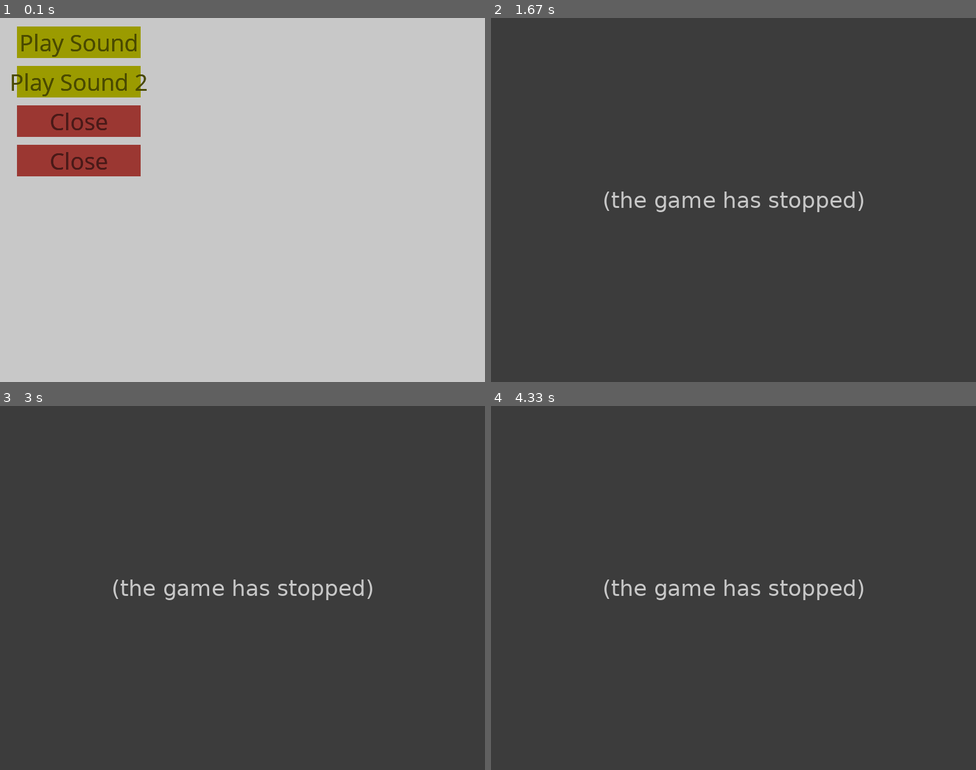
Above: before the commit, frames 1-4 (two rows, left to right).
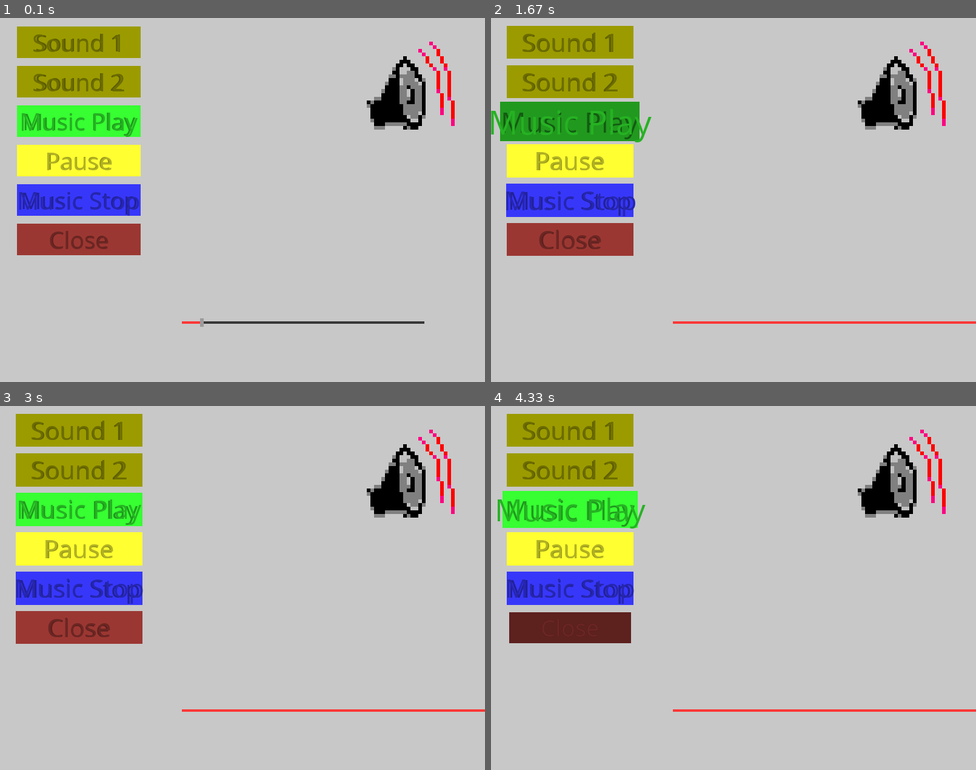
Above: after the commit, the same moments.

Repository: PerronBr826/pygame-sound-menu
Game: pygame game, started from main.py
The game is run twice, just before and just after one commit, with the same random seed, the same clock (stepped at 60 frames per second) and the same inputs.
Inputs (mouse positions are in pixels of both pictures, inside the frame that each line leads up to):
- Up to frame 1 (0.1 s): no input
- Up to frame 2 (1.67 s): click (568, 159) at 0.38 s, where only the run after the commit has a clickable "Pause"; click (617, 203) at 0.88 s; click "Music Play" at 1.22 s
- Up to frame 3 (3 s): click (116, 453) at 1.72 s; click (252, 464) at 2.05 s
- Up to frame 4 (4.33 s): click (549, 507) at 3.88 s; click (578, 624) at 4.22 s

The runs differ from the first frame. In frame 1, 12% of the frame differs, in the area x 2-94%, y 4-85%; in frame 2, 100%, in the area x 0-100%, y 0-100%; in frame 3, 100%; in frame 4, 100%.
Before the commit the program exited at 0.95 s; later frames show no game.

Commit message:
added stuff

Diff:
--- a/main.py
+++ b/main.py
@@ -25,12 +25,16 @@
 
 # Frame rate (frames per second)
 FPS = 60
+screenicon = pygame.image.load("soundicon.png")
+screenicon = pygame.transform.scale(screenicon, [200,200])
 
 def init_game ():
     pygame.init()
     pygame.font.init()
     pygame.mixer.init()
     screen = pygame.display.set_mode((WINDOW_WIDTH, WINDOW_HEIGHT)) # Use constants from config
+
+    pygame.display.set_icon(screenicon)
 
     pygame.display.set_caption(TITLE)
     return screen
@@ -42,15 +46,23 @@
     char_pose = [WINDOW_WIDTH // 2, WINDOW_HEIGHT // 2]
     char_radius = 50
 
-    sound1 = pygame.mixer.Sound("Sounds/Coins.ogg")
-    sound2 = pygame.mixer.Sound("Sounds/WindowBreak.ogg")
-    gameover = pygame.mixer.Sound("Sounds/GameOver.ogg")
-    scream = pygame.mixer.Sound("Sounds/ScreamMale.ogg")
+    music_dir = "punishment.mp3"
+
+    sound1 = pygame.mixer.Sound("Sounds/coins.ogg")
+    sound2 = pygame.mixer.Sound("Sounds/windowbreak.ogg")
+    gameover = pygame.mixer.Sound("Sounds/gameover.ogg")
+    scream = pygame.mixer.Sound("Sounds/screammale.ogg")
+    music = pygame.mixer.music.load(music_dir)
+
+    music_len = pygame.mixer.Sound(music_dir).get_length()
 
     def darken(color, dark):
         return [pygame.math.clamp(color[0] * dark, 0, 255),pygame.math.clamp(color[1] * dark, 0, 255),pygame.math.clamp(color[2] * dark, 0, 255),]
 
-    buttons = [{"text" : "Play Sound", "hover" : 0, "color" : (155,155,0), "purpose" : "sound1"}, {"text" : "Play Sound 2", "hover" : 0, "color" : (155,155,0), "purpose" : "sound2"}, {"text" : "Close", "hover" : 0, "color" : (155,55,50), "purpose" : "close"},
+    buttons = [{"text" : "Sound 1", "hover" : 0, "color" : (155,155,0), "purpose" : "sound1"}, {"text" : "Sound 2", "hover" : 0, "color" : (155,155,0), "purpose" : "sound2"},
+               {"text" : "Music Play", "hover" : 0, "color" : (55,255,50), "purpose" : "playmusic"},
+               {"text" : "Pause", "hover" : 0, "color" : (255,255,50), "purpose" : "pausemusic"},
+               {"text" : "Music Stop", "hover" : 0, "color" : (55,55,250), "purpose" : "stopmusic"},
                {"text" : "Close", "hover" : 0, "color" : (155,55,50), "purpose" : "close"},
                ]
 
@@ -81,6 +93,21 @@
                             sound1.play()
                         elif button["purpose"] == "sound2":
                             sound2.play()
+                        elif button["purpose"] == "playmusic":
+                            if pygame.mixer.music.get_pos() > 0:
+                                pygame.mixer.music.unpause()
+                            else:
+                                pygame.mixer.music.play()
+
+                        elif button["purpose"] == "pausemusic":
+                            if pygame.mixer.music.get_busy() == True:
+                                pygame.mixer.music.pause()
+                            else:
+                                pygame.mixer.music.unpause()
+
+                        elif button["purpose"] == "stopmusic":
+                            pygame.mixer.music.rewind()
+                            pygame.mixer.music.stop()
 
                         print(button["text"])
 
@@ -106,19 +133,19 @@
 
 
             if button_box.collidepoint(mouse_x, mouse_y):
-                button_color = darken(button["color"], 0.5)
+                button_color = darken(button["color"], 0.6)
                 button["hover"] = pygame.math.clamp((button["hover"] + 1) * 1.2, 0, 30)
 
             else:
-                button_color = darken(button["color"], 0.6)
+                button_color = original_color
                 button["hover"] = pygame.math.clamp((button["hover"] + 1) * 0.9, 0, 30)
 
 
-            button_font = pygame.font.SysFont("Comic Sans MS", round(pygame.math.clamp((20 + button["hover"] * 0.9), 40, 76)))
-            button_font2 = pygame.font.SysFont("Comic Sans MS", round(pygame.math.clamp((20 + button["hover"] * 0.7), 40, 76)))
+            button_font = pygame.font.SysFont("Comic Sans MS", round(pygame.math.clamp((40 + button["hover"] * 0.3), 40, 76)))
+            button_font2 = pygame.font.SysFont("Comic Sans MS", round(pygame.math.clamp((40 + button["hover"] * 0.6), 40, 76)))
 
-            button_label = button_font.render(button["text"], True, darken(button_color, 0.8))
-            button_label2 = button_font2.render(button["text"], True, darken(button_color, 0.5))
+            button_label = button_font.render(button["text"], True, darken(button_color, 0.6))
+            button_label2 = button_font2.render(button["text"], True, darken(original_color, 0.7))
 
             faux_buttonx = BUTTON_WIDTH + button["hover"]
             faux_buttony = BUTTON_HEIGHT + button["hover"] / 2
@@ -133,12 +160,23 @@
             text_rect2.center = button_box.center
 
 
-            pygame.draw.rect(screen, original_color, button_box)
+
+
+            pygame.draw.rect(screen, button_color, button_box)
+            screen.blit(button_label, text_rect)
             screen.blit(button_label2, text_rect2)
-            screen.blit(button_label, text_rect)
+
+            screen.blit(screenicon, (WINDOW_WIDTH - 220, 20, 100, 100))
 
             button_i += 1
 
+        bar_origin = [WINDOW_WIDTH - 500, WINDOW_HEIGHT - 100]
+
+        completion = ((pygame.mixer.music.get_pos()/1000) / music_len)
+
+        pygame.draw.rect(screen, (55,55,55), [bar_origin[0], bar_origin[1], 400, 4])
+        pygame.draw.rect(screen, (255,55,55), [bar_origin[0], bar_origin[1], 400 * completion, 4])
+        pygame.draw.rect(screen, (155,155,155), [bar_origin[0] + (400 * completion) - 3, bar_origin[1] - 5, 6, 14])
 
         pygame.display.flip()
         # Limit the frame rate to the specified frames per second (FPS)
Binary file added: soundicon.png
Not shown, added: punishment.mp3
Not shown, added: vendettachiptune.ogg
